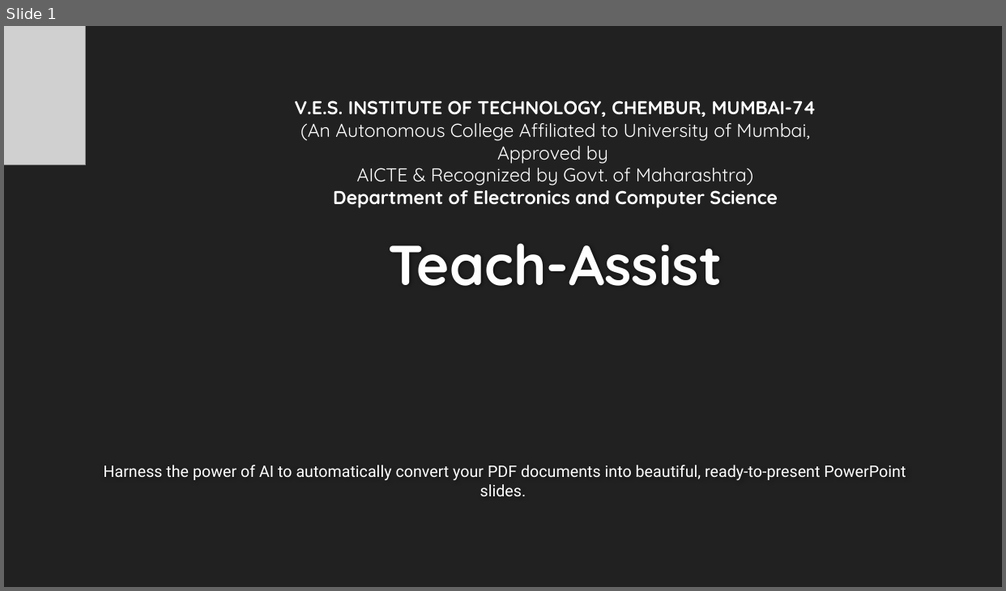
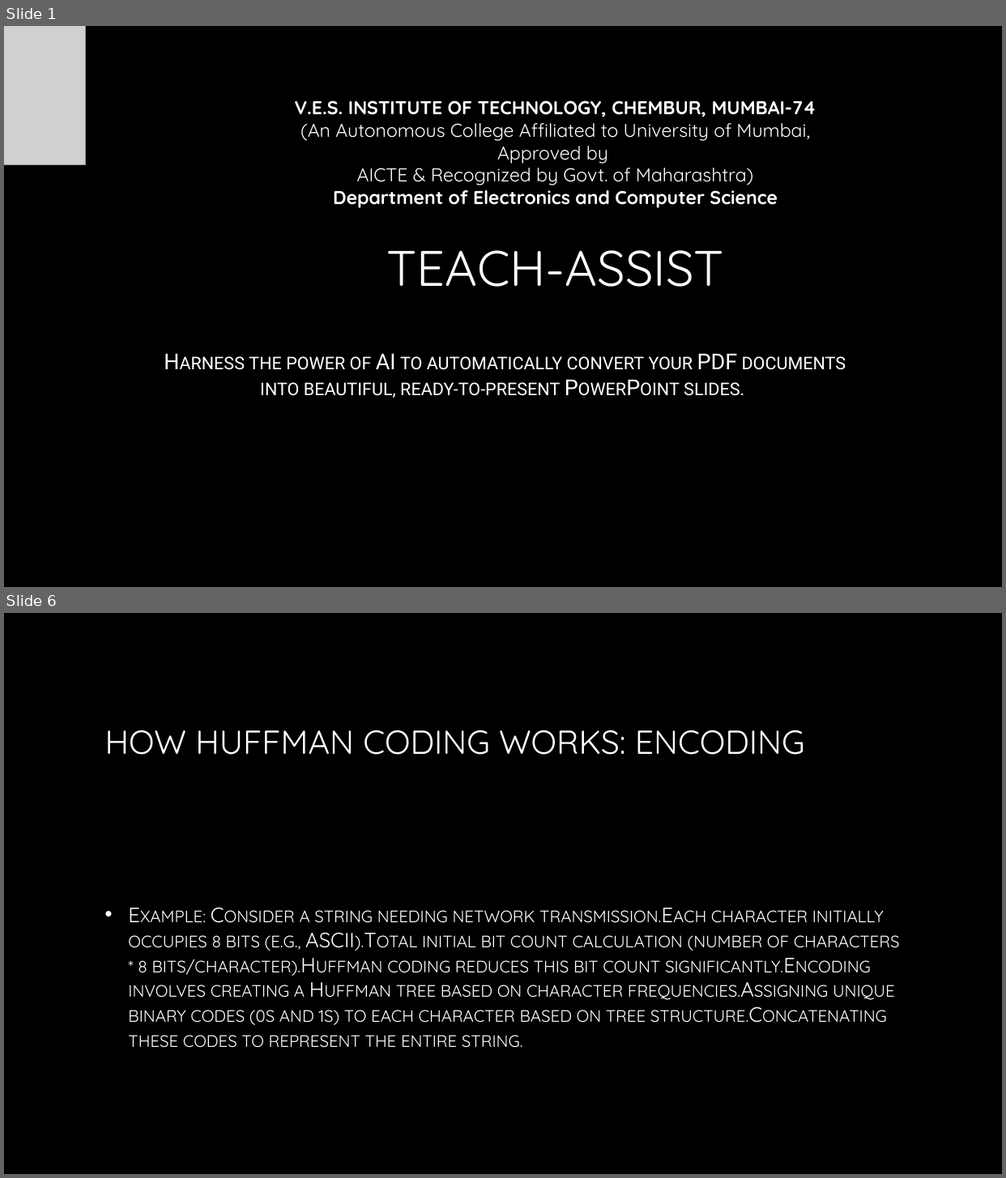
Before and after one commit to AdityaB-11/Pdf_to_presentation_GenAI, a slide deck: output/generated_presentation.pptx. Shown one above the other, each under a label of ours: slide 1 before the commit, slides 1 and 6 after it; the slides between them are not shown. The pictures are 1006x591 and 1006x1178 pixels, drawn with LibreOffice and Linux fonts; fonts in the diff are those of the drawing; grey boxes stand for pictures; background and template pictures are left out. Boxes give left, top, right and bottom in pixels: in the first picture for what was removed or moved away, otherwise in the second. Text is boxed around its words. In the diff, an @@ line names an element or a change of style, - is before the commit and + after.

```diff
--- a/output/generated_presentation.pptx
+++ b/output/generated_presentation.pptx
@@ slide 6 added at [4,613,1002,1174], background picture (left out) @@
@@ title added at [105,730,805,755], 32 pt, text gradient #FFFFFF to #A6A6A6 @@
+HOW HUFFMAN CODING WORKS: ENCODING
@@ text added at [128,910,900,1048], 20 pt, text gradient #FFFFFF to #BFBFBF, small capitals @@
+• Example: Consider a string needing network transmission.Each character initially occupies 8 bits (e.g., ASCII).Total initial bit count calculation (number of characters * 8 bits/character).Huffman coding reduces this bit count significantly.Encoding involves creating a Huffman tree based on character frequencies.Assigning unique binary codes (0s and 1s) to each character based on tree structure.Concatenating these codes to represent the entire string.
@@ slide 1 changed as well @@
@@ background #212121 to picture (left out) @@
@@ title at [386,250,724,287]: text changed; size 54 to 48 pt; text colour #FEFEFE to gradient #FFFFFF to #A6A6A6; bold off @@
-Teach-Assist
+TEACH-ASSIST
@@ subtitle "Harness the power of AI ...": place and size @@
-subtitle "Harness the power of AI ..." at [104,465,906,497]
+subtitle "Harness the power of AI ..." at [249,353,846,398]
@@ subtitle "Harness the power of AI ..." at [249,353,846,398]: size 15.3 to 21 pt, text colour #FFFFFF to gradient #FFFFFF to #BFBFBF, small capitals on; more space between paragraphs @@
```
Also in this commit, not shown: 13 other slides added, 10 slides removed, 23 other files.
